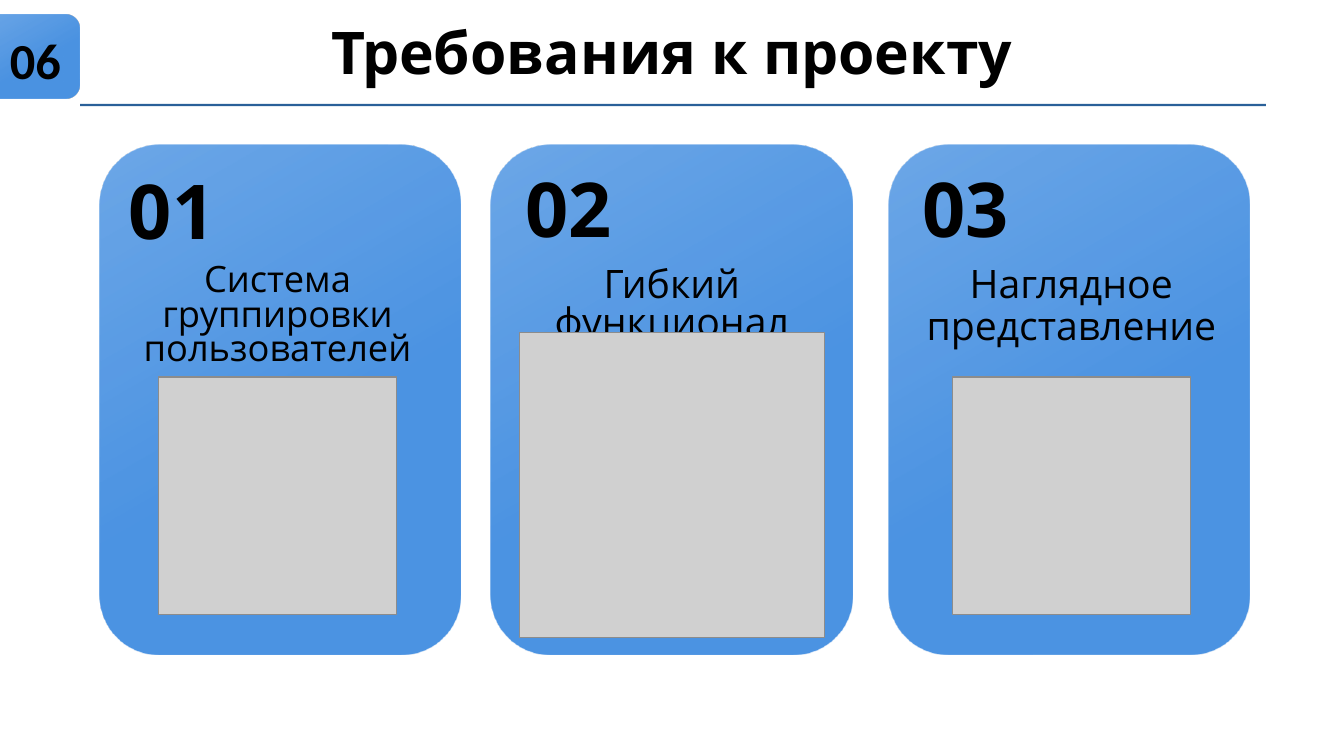
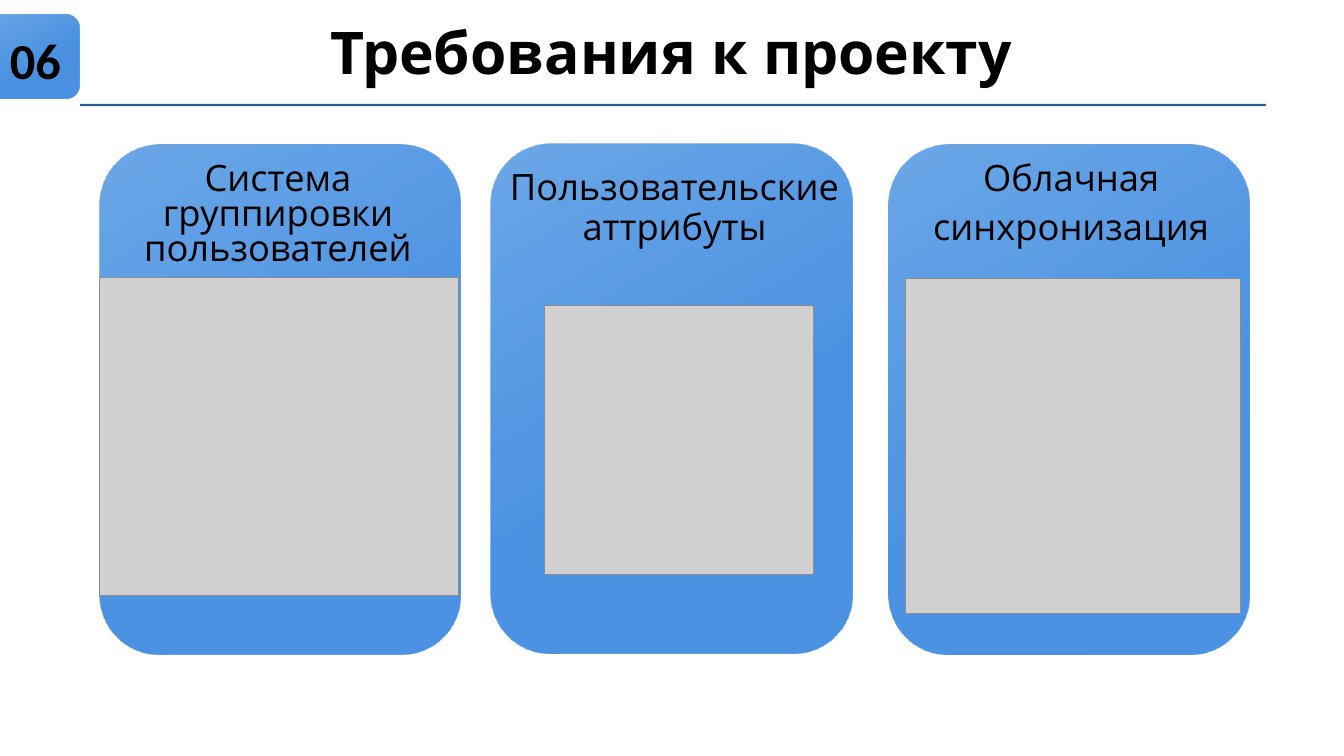
Before and after one commit to BaCat86/ProCo-python, a slide deck: slide 6 of Docs/Презентация/Individualny_proekt_ProCo.pptx. Drawn at 1344x756 pixels with LibreOffice and Linux fonts; fonts in the diff are those of the drawing; grey boxes stand for pictures. Boxes give left, top, right and bottom in pixels: in the first picture for what was removed or moved away, otherwise in the second. Text is boxed around its words. In the diff, an @@ line names an element or a change of style, - is before the commit and + after.

```diff
--- a/Docs/Презентация/Individualny_proekt_ProCo.pptx
+++ b/Docs/Презентация/Individualny_proekt_ProCo.pptx
@@ text "Система группировки пользователей": place and size @@
-text "Система группировки пользователей" at (144,265,412,362)
+text "Система группировки пользователей" at (144,164,412,262)
@@ text added at (510,174,839,249), 25.9 pt, text #000000 @@
+Пользовательские аттрибуты
@@ text added at (933,163,1209,249), 25.9 pt, text #000000 @@
+Облачная
+синхронизация
@@ text removed at (129,184,215,240) @@
-01
@@ text removed at (526,182,612,238) @@
-02
@@ text removed at (923,182,1009,238) @@
-03
@@ text removed at (555,268,789,346) @@
-Гибкий функционал
@@ picture added at (99,278,458,596) @@
@@ picture added at (905,278,1241,614) @@
@@ text removed at (927,270,1217,350) @@
-Наглядное представление
@@ picture: place and size @@
-picture at (519,333,825,638)
+picture at (544,306,814,575)
@@ picture removed at (158,377,396,615) @@
@@ picture removed at (953,377,1191,615) @@
```
Also in this commit, not shown: 10 other slides changed, 1 other file.
